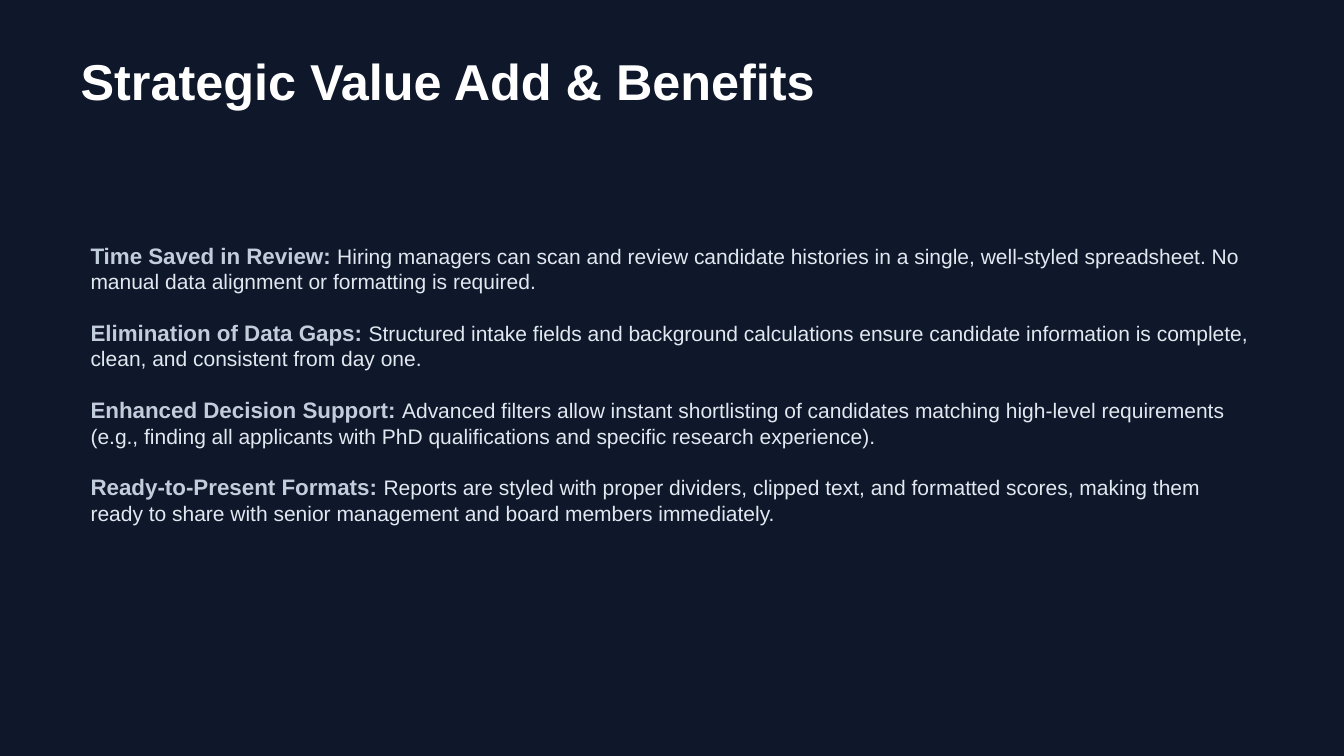
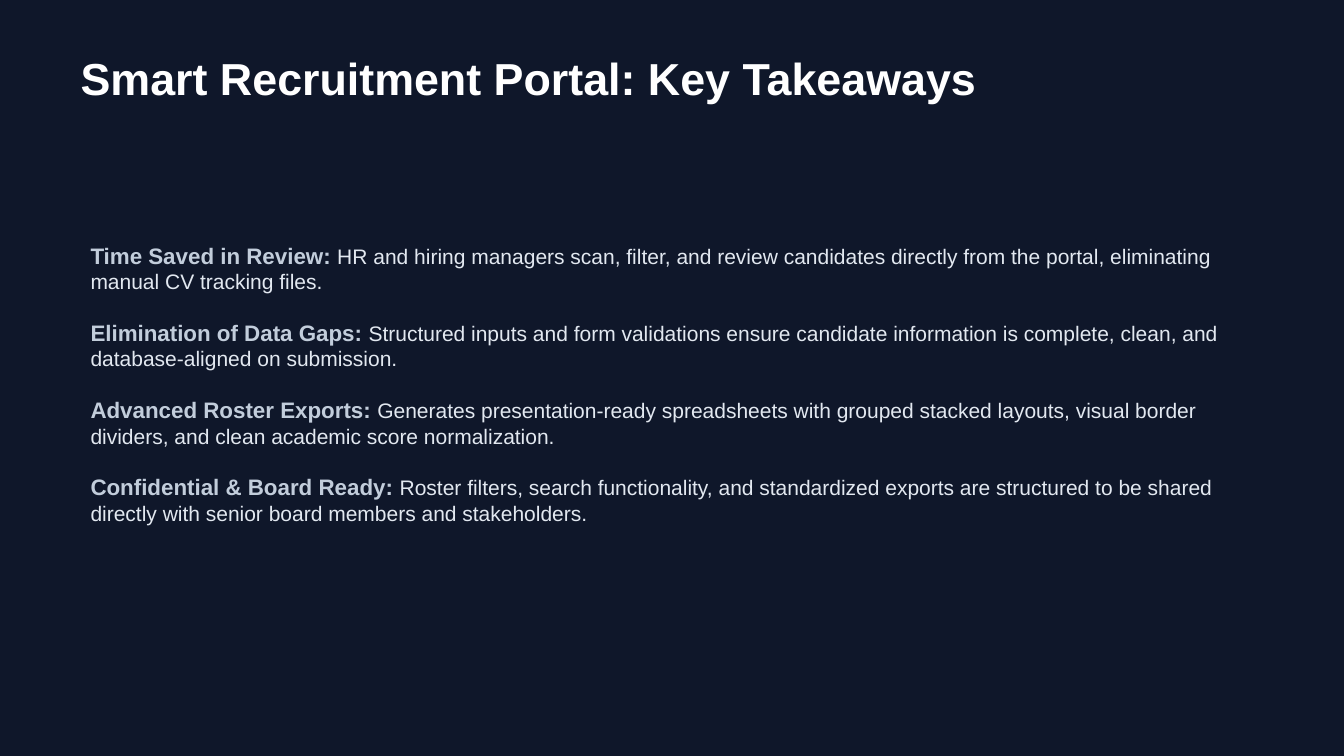
Before and after one commit to aws-ris/HR-Career-Portal, a slide deck: slide 10 of resources/HR_Portal_Presentation.pptx (slide 7 before the commit). Drawn at 1344x756 pixels with LibreOffice and Linux fonts; fonts in the diff are those of the drawing. Boxes give left, top, right and bottom in pixels: in the first picture for what was removed or moved away, otherwise in the second. Text is boxed around its words. In the diff, an @@ line names an element or a change of style, - is before the commit and + after.

Commit message:
docs: integrate user screenshots into the recruitment portal presentation deck

```diff
--- a/resources/HR_Portal_Presentation.pptx
+++ b/resources/HR_Portal_Presentation.pptx
@@ text at (x1=81, y1=62, x2=976, y2=104): text changed; size 36 to 32 pt @@
-Strategic Value Add & Benefits
+Smart Recruitment Portal: Key Takeaways
@@ text at (x1=91, y1=248, x2=1217, y2=525): text changed @@
-Time Saved in Review: Hiring managers can scan and review candidate histories in a single, well-styled spreadsheet. No manual data alignment or formatting is required.
-Elimination of Data Gaps: Structured intake fields and background calculations ensure candidate information is complete, clean, and consistent from day one.
-Enhanced Decision Support: Advanced filters allow instant shortlisting of candidates matching high-level requirements (e.g., finding all applicants with PhD qualifications and specific research experience).
-Ready-to-Present Formats: Reports are styled with proper dividers, clipped text, and formatted scores, making them ready to share with senior management and board members immediately.
+Time Saved in Review: HR and hiring managers scan, filter, and review candidates directly from the portal, eliminating manual CV tracking files.
+Elimination of Data Gaps: Structured inputs and form validations ensure candidate information is complete, clean, and database-aligned on submission.
+Advanced Roster Exports: Generates presentation-ready spreadsheets with grouped stacked layouts, visual border dividers, and clean academic score normalization.
+Confidential & Board Ready: Roster filters, search functionality, and standardized exports are structured to be shared directly with senior board members and stakeholders.
```
Also in this commit, not shown: 2 other slides changed, 7 slides added, 4 slides removed.
